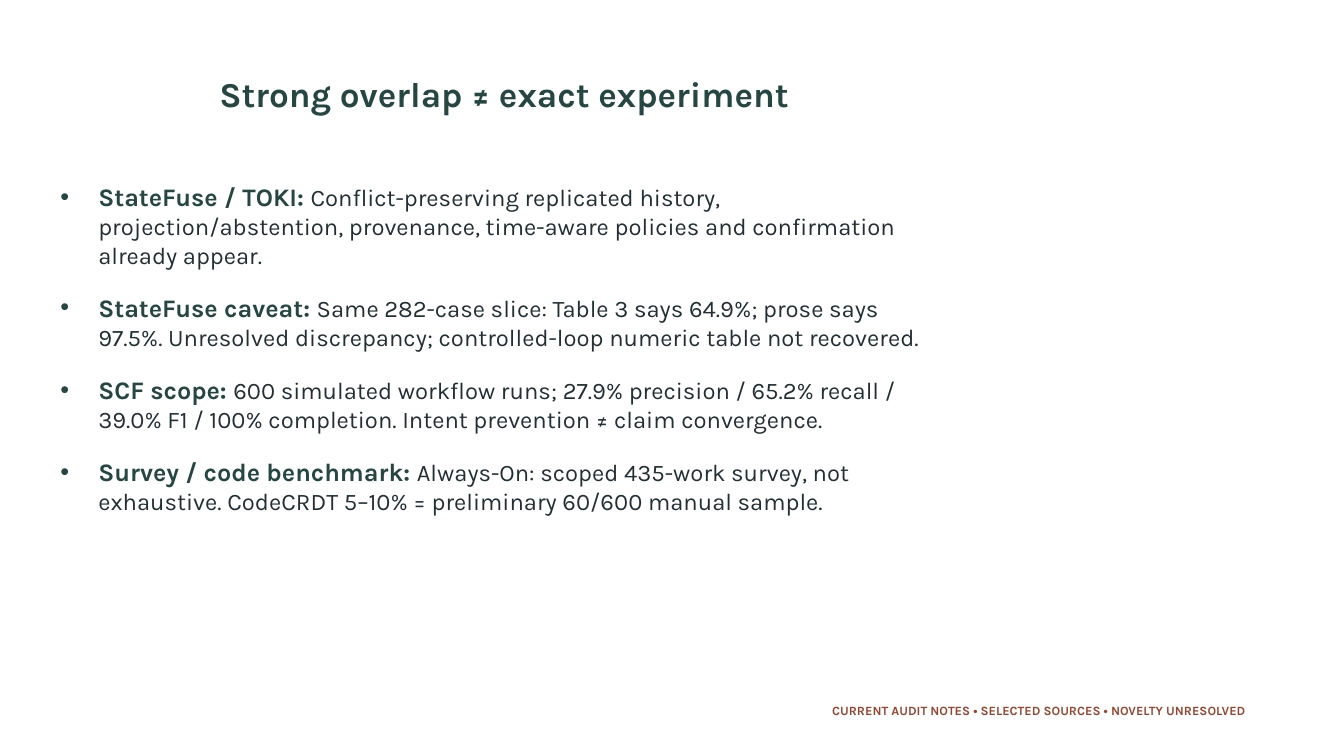
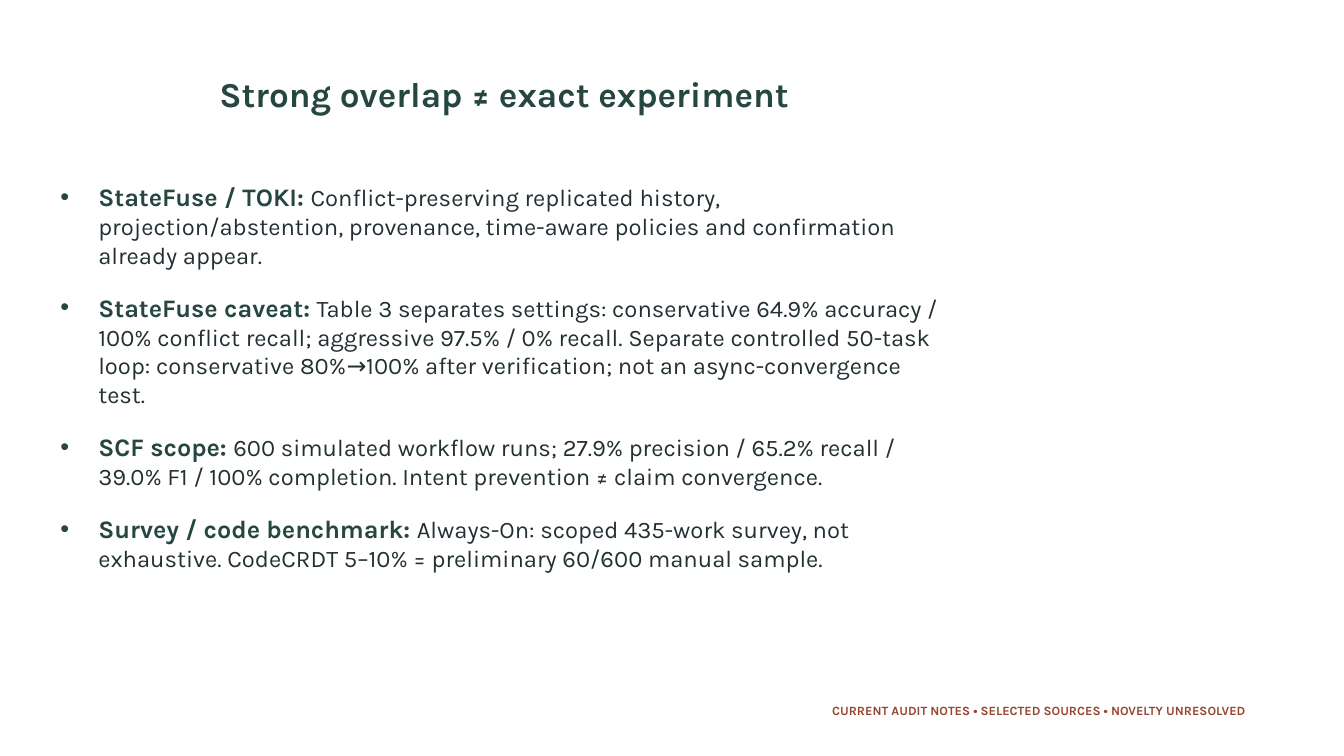
Before and after one commit to selvin-paul-raj/M.E-Thesis, a slide deck: slide 23 of docs/review-pack/AVA_Evaluation_Review_Slides.pptx. Drawn at 1344x756 pixels with LibreOffice and Linux fonts; fonts in the diff are those of the drawing. Boxes give left, top, right and bottom in pixels: in the first picture for what was removed or moved away, otherwise in the second. Text is boxed around its words. In the diff, an @@ line names an element or a change of style, - is before the commit and + after.

Commit message:
docs: correct StateFuse audit results

```diff
--- a/docs/review-pack/AVA_Evaluation_Review_Slides.pptx
+++ b/docs/review-pack/AVA_Evaluation_Review_Slides.pptx
@@ text at (98,300,930,404): text changed @@
-• StateFuse caveat: Same 282-case slice: Table 3 says 64.9%; prose says 97.5%. Unresolved discrepancy; controlled-loop numeric table not recovered.
+• StateFuse caveat: Table 3 separates settings: conservative 64.9% accuracy / 100% conflict recall; aggressive 97.5% / 0% recall. Separate controlled 50-task loop: conservative 80%→100% after verification; not an async-convergence test.
```
Also in this commit, not shown: 4 other files.
